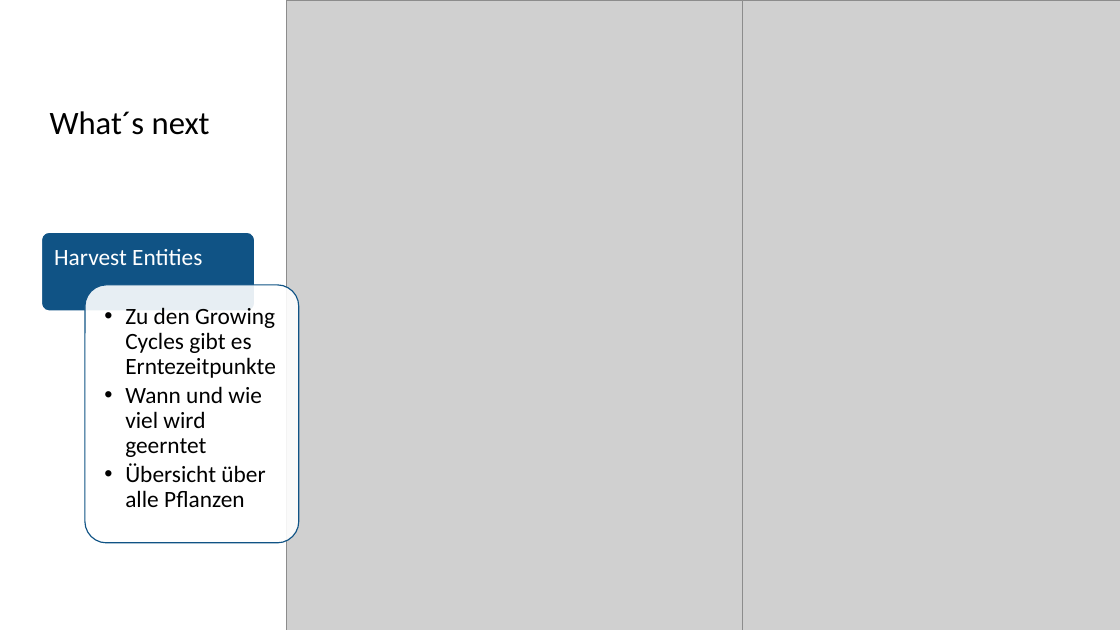
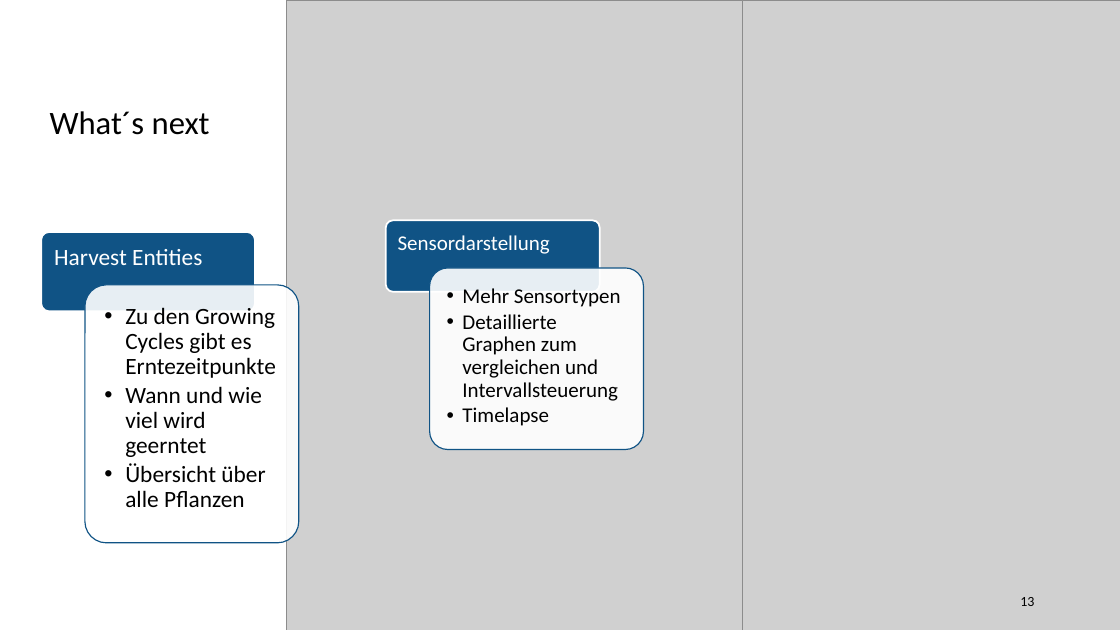
Before and after one commit to benjamin-leiding/FarmInsight-Dashboard-Backend, a slide deck: slide 13 of SmartFarm Insights.pptx (slide 11 before the commit). Drawn at 1120x630 pixels with LibreOffice and Linux fonts; fonts in the diff are those of the drawing; grey boxes stand for pictures. Boxes give left, top, right and bottom in pixels: in the first picture for what was removed or moved away, otherwise in the second. Text is boxed around its words. In the diff, an @@ line names an element or a change of style, - is before the commit and + after.

```diff
--- a/SmartFarm Insights.pptx
+++ b/SmartFarm Insights.pptx
@@ group added at bbox=[386, 220, 644, 450]: 2 rounded rectangles, 2 texts @@
+Sensordarstellung
+  • Mehr Sensortypen
+  • Detaillierte Graphen zum vergleichen und Intervallsteuerung
+  • Timelapse
@@ page number added at bbox=[1020, 597, 1034, 606], 12 pt, text #000000 @@
+13
```
Also in this commit, not shown: 8 other slides changed, 3 slides added, 1 slide removed.
